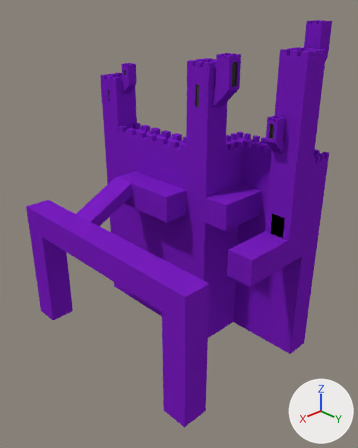
The Blender file Assets/Models/level1_prototype.blend, before and after one commit.
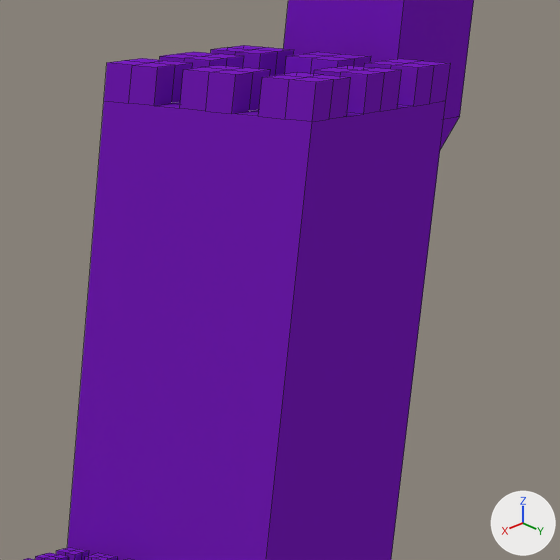
Each version appears first whole from a 50 mm lens placed at (19.6, 23.6, 16.5), pointed at (-4.2, -1.0, 0.5), and next in a close-up on the part from 74% to 95% of the width and 9% to 26% of the height. The axes (+X, +Y, +Z) are drawn at lower right. The lights are the same throughout. The close-ups show mesh edges as thin lines.

Script lines for the objects in view, before the commit:
```python
me_cube_009 = bpy.data.meshes.new('Cube.009')
me_cube_009.from_pydata(...)  # 153 vertices, 137 faces; spans x -1.0..1.0, y -1.0..1.0, z -2.33..1.1
me_cube_009.materials.append(mat_material_031)  # purple #7b1fc2
me_cube_012 = bpy.data.meshes.new('Cube.012')
me_cube_012.from_pydata(...)  # 153 vertices, 137 faces; spans x -1.0..1.0, y -3.5..1.0, z -1.0..1.1
me_cube_012.materials.append(mat_material_034)  # purple #7b1fc2
ob_cube_007 = bpy.data.objects.new('Cube.007', me_cube_009)
ob_cube_007.location = (-8.0, 6.0, 10.0)
ob_cube_007.scale = (1.0, 1.0, 3.0)
ob_cube_010 = bpy.data.objects.new('Cube.010', me_cube_012)
ob_cube_010.location = (-9.8, 5.8, 13.0)
ob_cube_010.rotation_euler = (0.0, 0.0, 1.571)  # degrees (0, 0, 90)
ob_cube_010.scale = (0.56, 0.56, 1.68)
```
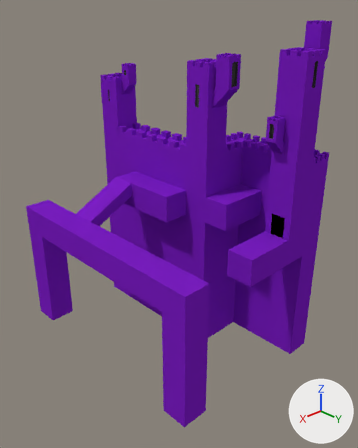
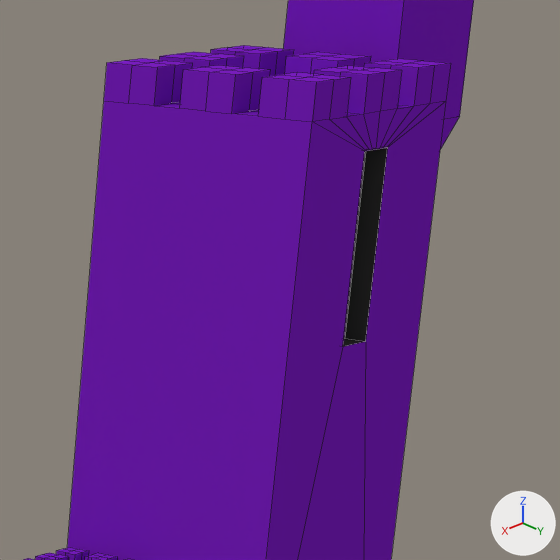
What the commit changed:
me_cube_009 is used by ob_cube_007; location (-8.0, 6.0, 10.0); scale (1.0, 1.0, 3.0).
me_cube_009 had 153 vertices, 137 faces and spanned x -1.0..1.0, y -1.0..1.0, z -2.33..1.1.
me_cube_009 now has 175 vertices, 159 faces and spans x -1.0..1.0, y -1.0..1.0, z -2.33..1.1.
Part 1, on me_cube_009:
1 face is deleted.
11 vertices are added at x -0.17..0.17, y 0.8, z 0.38..0.9.
11 new vertices lie (0.0, 0.2, 0.0) away from vertices in x -0.17..0.17, y 0.8, z 0.38..0.9.
12 new faces join them, mat_material_001 (black #414141).
11 new faces join them, mat_material_031 (purple #7b1fc2).
me_cube_009 now uses material mat_material_001 (black #414141).

What differs and where, as boxes (x1, y1, x2, y2) in the close-ups (560 x 560 px):
part 1 of me_cube_009, built on: (266, 101, 446, 560) in both
